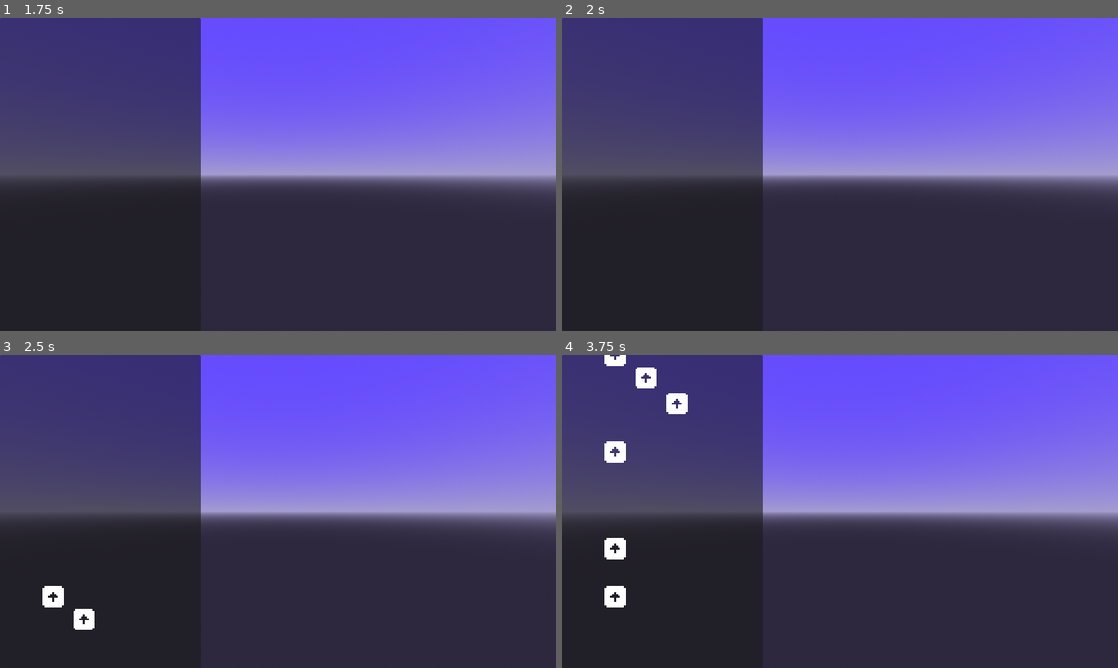
Above: before the commit, frames 1-4 (two rows, left to right).
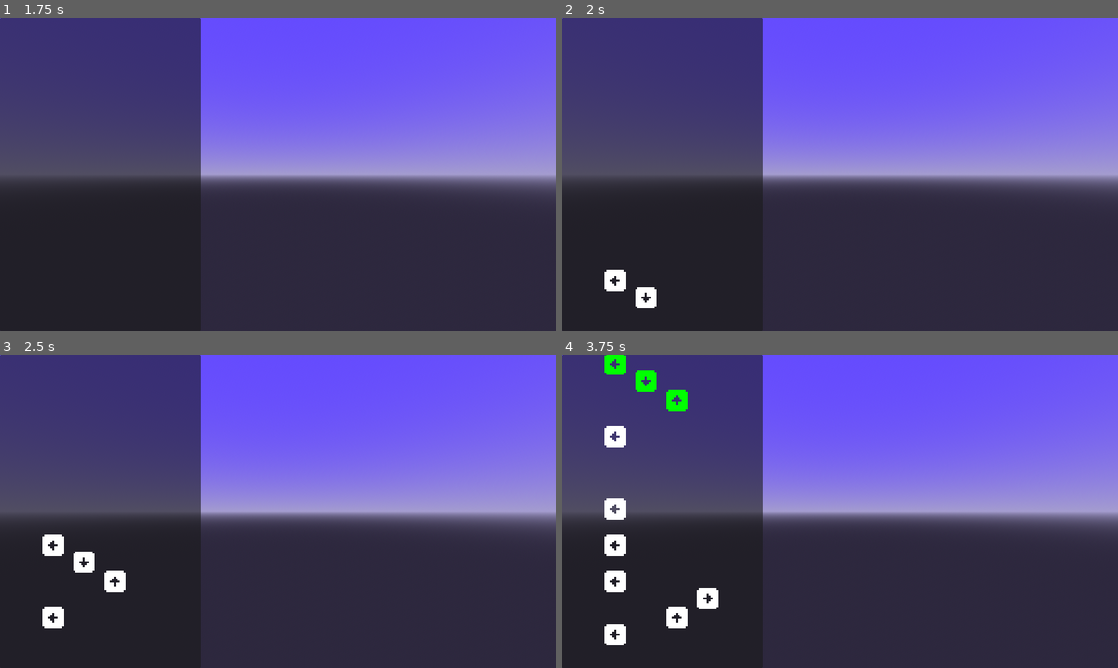
Above: after the commit, the same moments.

Repository: Yngwarr/ludum-dare-55
Game: Godot game, scene res://scenes/MainMenu.tscn
Same seed, same stepped clock (60 frames per second), same inputs: the game is played once before the commit and once after it. The engine's default icon, where the game draws it, is replaced by a stand-in: a white triangle on a blue panel in a dark square.
Inputs:
- Up to frame 1 (1.75 s): click "Start" at 0.5 s; tap Enter at 1.25 s; hold Right (game_right, bound only after the commit) from 1.28 s (still down)
- Up to frame 2 (2 s): keep holding Right (game_right, bound only after the commit)
- Up to frame 3 (2.5 s): release Right (game_right, bound only after the commit) at 2.03 s; hold Down (game_down, bound only after the commit) from 2.03 s (still down)
- Up to frame 4 (3.75 s): release Down (game_down, bound only after the commit) at 2.78 s; hold Right (game_right, bound only after the commit) 2.78-3.53 s; hold Up (game_up, bound only after the commit) from 3.53 s (still down)

Frame 1 is identical in both runs. In frame 2, 0.5% of the frame differs, in the area x 7-17%, y 80-93%; in frame 3, 1.4%; in frame 4, 2.5%, in the area x 7-29%, y 0-93%.

Commit message:
don't fret to press

Diff:
--- a/project.godot
+++ b/project.godot
@@ -31,6 +31,34 @@
 , Object(InputEventJoypadButton,"resource_local_to_scene":false,"resource_name":"","device":-1,"button_index":6,"pressure":0.0,"pressed":false,"script":null)
 ]
 }
+game_up={
+"deadzone": 0.5,
+"events": [Object(InputEventKey,"resource_local_to_scene":false,"resource_name":"","device":-1,"window_id":0,"alt_pressed":false,"shift_pressed":false,"ctrl_pressed":false,"meta_pressed":false,"pressed":false,"keycode":0,"physical_keycode":4194320,"key_label":0,"unicode":0,"echo":false,"script":null)
+, Object(InputEventKey,"resource_local_to_scene":false,"resource_name":"","device":-1,"window_id":0,"alt_pressed":false,"shift_pressed":false,"ctrl_pressed":false,"meta_pressed":false,"pressed":false,"keycode":0,"physical_keycode":87,"key_label":0,"unicode":119,"echo":false,"script":null)
+, Object(InputEventJoypadButton,"resource_local_to_scene":false,"resource_name":"","device":-1,"button_index":11,"pressure":0.0,"pressed":false,"script":null)
+]
+}
+game_down={
+"deadzone": 0.5,
+"events": [Object(InputEventKey,"resource_local_to_scene":false,"resource_name":"","device":-1,"window_id":0,"alt_pressed":false,"shift_pressed":false,"ctrl_pressed":false,"meta_pressed":false,"pressed":false,"keycode":0,"physical_keycode":4194322,"key_label":0,"unicode":0,"echo":false,"script":null)
+, Object(InputEventKey,"resource_local_to_scene":false,"resource_name":"","device":-1,"window_id":0,"alt_pressed":false,"shift_pressed":false,"ctrl_pressed":false,"meta_pressed":false,"pressed":false,"keycode":0,"physical_keycode":83,"key_label":0,"unicode":115,"echo":false,"script":null)
+, Object(InputEventJoypadButton,"resource_local_to_scene":false,"resource_name":"","device":-1,"button_index":12,"pressure":0.0,"pressed":false,"script":null)
+]
+}
+game_left={
+"deadzone": 0.5,
+"events": [Object(InputEventKey,"resource_local_to_scene":false,"resource_name":"","device":-1,"window_id":0,"alt_pressed":false,"shift_pressed":false,"ctrl_pressed":false,"meta_pressed":false,"pressed":false,"keycode":0,"physical_keycode":4194319,"key_label":0,"unicode":0,"echo":false,"script":null)
+, Object(InputEventKey,"resource_local_to_scene":false,"resource_name":"","device":-1,"window_id":0,"alt_pressed":false,"shift_pressed":false,"ctrl_pressed":false,"meta_pressed":false,"pressed":false,"keycode":0,"physical_keycode":65,"key_label":0,"unicode":97,"echo":false,"script":null)
+, Object(InputEventJoypadButton,"resource_local_to_scene":false,"resource_name":"","device":-1,"button_index":13,"pressure":0.0,"pressed":false,"script":null)
+]
+}
+game_right={
+"deadzone": 0.5,
+"events": [Object(InputEventKey,"resource_local_to_scene":false,"resource_name":"","device":-1,"window_id":0,"alt_pressed":false,"shift_pressed":false,"ctrl_pressed":false,"meta_pressed":false,"pressed":false,"keycode":0,"physical_keycode":4194321,"key_label":0,"unicode":0,"echo":false,"script":null)
+, Object(InputEventKey,"resource_local_to_scene":false,"resource_name":"","device":-1,"window_id":0,"alt_pressed":false,"shift_pressed":false,"ctrl_pressed":false,"meta_pressed":false,"pressed":false,"keycode":0,"physical_keycode":68,"key_label":0,"unicode":100,"echo":false,"script":null)
+, Object(InputEventJoypadButton,"resource_local_to_scene":false,"resource_name":"","device":-1,"button_index":14,"pressure":0.0,"pressed":false,"script":null)
+]
+}
 
 [rendering]
 
--- a/scenes/PromptCatcher.tscn
+++ b/scenes/PromptCatcher.tscn
@@ -1,9 +1,12 @@
-[gd_scene load_steps=2 format=3 uid="uid://b264vceoqwp8k"]
+[gd_scene load_steps=3 format=3 uid="uid://b264vceoqwp8k"]
+
+[ext_resource type="Script" path="res://src/PromptCatcher.gd" id="1_sjt40"]
 
 [sub_resource type="RectangleShape2D" id="RectangleShape2D_lvoq2"]
 size = Vector2(300, 64)
 
 [node name="PromptCatcher" type="Node2D"]
+script = ExtResource("1_sjt40")
 
 [node name="Area2D" type="Area2D" parent="."]
 
--- a/src/MelodyController.gd
+++ b/src/MelodyController.gd
@@ -10,7 +10,7 @@
 
 @onready var music: AudioStreamPlayer = $Music
 
-var prompt_speed := 400
+var prompt_speed := 300
 var start_delay: float
 
 var running := false
@@ -63,6 +63,9 @@
 
 func spawn_prompt(idx: int) -> void:
     var prompt = prompt_scene.instantiate()
+
     prompt.pixels_per_second = prompt_speed
+    prompt.set_direction(idx)
     prompt.position = spawn_points[idx].position
+
     prompt_container.add_child(prompt)
--- a/src/Prompt.gd
+++ b/src/Prompt.gd
@@ -1,13 +1,61 @@
 class_name Prompt
 extends Node2D
 
+signal caught
+
+const LEFT := 0
+const DOWN := 1
+const UP := 2
+const RIGHT := 3
+
 var pixels_per_second := 200
+var action: StringName
+var catchable := false
+
+@onready var area: Area2D = $Area2D
 
 func _ready() -> void:
-    add_to_group(&"prompt")
+	add_to_group(&"prompt")
+	area.area_entered.connect(on_area_entered)
+	area.area_exited.connect(on_area_exited)
 
 func _process(delta: float) -> void:
-    if !visible:
-        return
+	if !visible:
+		return
 
-    translate(Vector2.UP * delta * pixels_per_second)
+	translate(Vector2.UP * delta * pixels_per_second)
+
+func _input(event: InputEvent) -> void:
+	if event.is_action_pressed(action):
+		if !catchable:
+			return
+
+		disappear()
+
+func on_area_entered(other: Area2D) -> void:
+	if other.is_in_group(&"catcher"):
+		catchable = true
+		modulate = Color.GREEN
+
+func on_area_exited(other: Area2D) -> void:
+	if other.is_in_group(&"catcher"):
+		catchable = false
+		modulate = Color.RED
+
+func disappear() -> void:
+	caught.emit()
+	queue_free()
+
+func set_direction(direction: int) -> void:
+	match direction:
+		LEFT:
+			rotation_degrees = -90
+			action = &"game_left"
+		RIGHT:
+			rotation_degrees = 90
+			action = &"game_right"
+		DOWN:
+			rotation_degrees = 180
+			action = &"game_down"
+		UP:
+			action = &"game_up"
--- /dev/null
+++ b/src/PromptCatcher.gd
@@ -0,0 +1,6 @@
+extends Node2D
+
+@onready var area: Area2D = $Area2D
+
+func _ready() -> void:
+    area.add_to_group(&"catcher")
Not shown, added: export_presets.cfg
